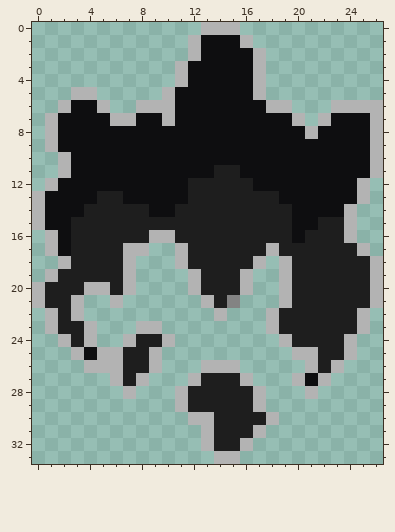
A pixel-art sprite gets an edit: Items/Series/HollowKnight/AbyssShriek.png. Above is the file before it was changed.
The file is 54x68 pixels, drawn in blocks of 2x2; one block is one cell here. Colours within 5 levels of each other are drawn and written as one.
Once edited:
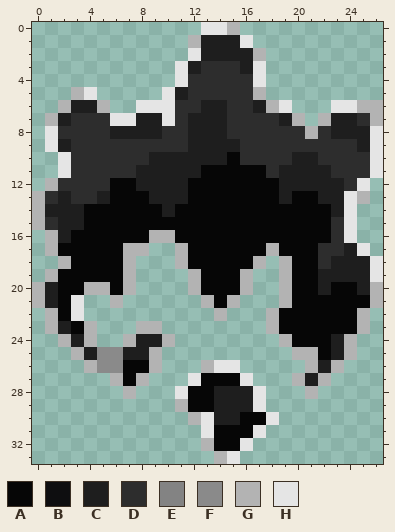
Palette (. is transparent): A #060606  B #0e0e10  C #1e1e1e  D #2d2d2d  E #838383  F #8a8a8a  G #b3b3b3  H #e5e5e5
Diff:
@@ x 0..26 @@
- 0 .............GGG...........
- 1 ............GBBBG..........
- 2 ............GBBBBG.........
- 3 ...........GBBBBBG.........
- 4 ...........GBBBBBG.........
- 5 ...GG.....GBBBBBBG.........
- 6 ..GBBG..GGGBBBBBBBGG...GGGG
- 7 .GBBBBGGBBGBBBBBBBBBG.GBBBG
- 8 .GBBBBBBBBBBBBBBBBBBBGBBBBG
- 9 .GBBBBBBBBBBBBBBBBBBBBBBBBG
-10 ..GBBBBBBBBBBBBBBBBBBBBBBBG
-11 ..GBBBBBBBBBBBCCBBBBBBBBBBG
-12 .GBBBBBBBBBBCCCCCBBBBBBBBG.
-13 GBBBBCCBBBBBCCCCCCCBBBBBBG.
-14 GBBBCCCCCBBCCCCCCCCCBBBBG..
-15 GBBCCCCCCCCCCCCCCCCCBBCCG..
-16 .GBCCCCCCGGCCCCCCCCCBCCCG..
-17 .GBCCCCGG..GCCCCCCGCCCCCCG.
-18 ..GCCCCG...GCCCCCG.GCCCCCCG
-19 .GCCCCCG....GCCCG..GCCCCCCG
-20 GCCCGGCG....GCCCG..GCCCCCCG
-21 GCCG..G......GCE...GCCCCCCG
-22 .GCG..........G...GCCCCCCG.
-23 .GCCG...GG........GCCCCCCG.
-24 ..GCG..GCCG........GCCCCG..
-25 ...GBGGCCG..........GGCCG..
-26 ....GGGCCG...GGG.....GCG...
-27 ......GCG...GCCCG...GBG....
-28 .......G...GCCCCCG...G.....
-29 ...........GCCCCCG.........
-30 ............GGCCCCG........
-31 .............GCCCG.........
-32 .............GCCG..........
-33 ..............GG...........
+ 0 .............HHG...........
+ 1 ............GCCCH..........
+ 2 ............HCCCCG.........
+ 3 ...........HCDDDCH.........
+ 4 ...........HDDDDDH.........
+ 5 ...GH.....HCDDDDDG.........
+ 6 ..GCCG..HHHDDCCDDCGH...HHGG
+ 7 .GCDDDHHCCHDCCCDDDDCG.GCCDG
+ 8 .HDDDDCCCCDDCCCDDDDDDGDCCCH
+ 9 .HCDDDDDDDDDCCCCDDDDDDDDDCH
+10 ..HDDDDDDCCCCCCADDDDCCDDDDH
+11 ..HDDDDDCCCCCAAAAADCCCCDDDH
+12 .GDDDDAACCCCAAAAAAACCCCCDH.
+13 GDCDDCAAACCCAAAAAAACAACCHG.
+14 GCCCAAAAAACAAAAAAAAAAAACH..
+15 GDCCAAAAAAAAAAAAAAAAAAADH..
+16 .GCAAAAAAGGAAAAAAAAAAAADH..
+17 .GAAAAAGG..GAAAAAAGAAADDCH.
+18 ..GAAAAG...GAAAAAG.GAADCCCH
+19 .GAAAAAG....GAAAG..GAACCCCH
+20 GCAAGGAG....GAAAG..GAACAACG
+21 GCAH..G......GAG...GAAAAAAG
+22 .GAH..........G...GAAAAAAG.
+23 .GCAG...GG........GAAAAAAG.
+24 ..GCG..GCCG........GAAACG..
+25 ...GCFFCCG..........GGACG..
+26 ....GFFAAG...GHH.....GCG...
+27 ......GAG...HAAAH...GCG....
+28 .......G...HAACCCH...G.....
+29 ...........GAACCCH.........
+30 ............GHCCAAH........
+31 .............HAAAH.........
+32 .............GAAH..........
+33 ..............GH...........
